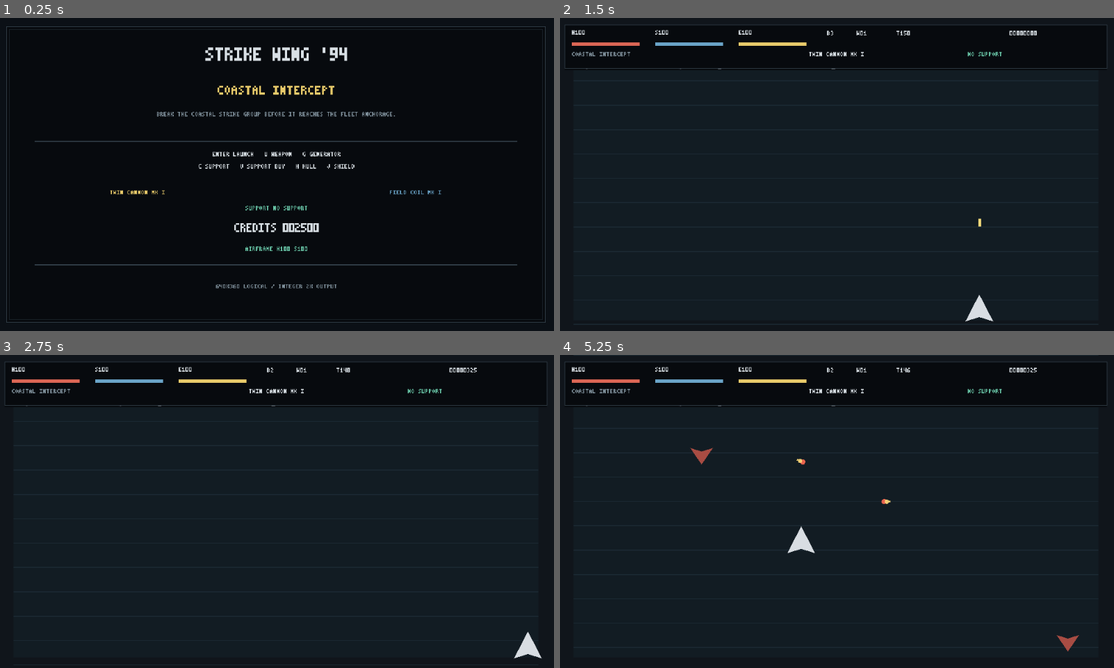
Above: before the commit, frames 1-4 (two rows, left to right).
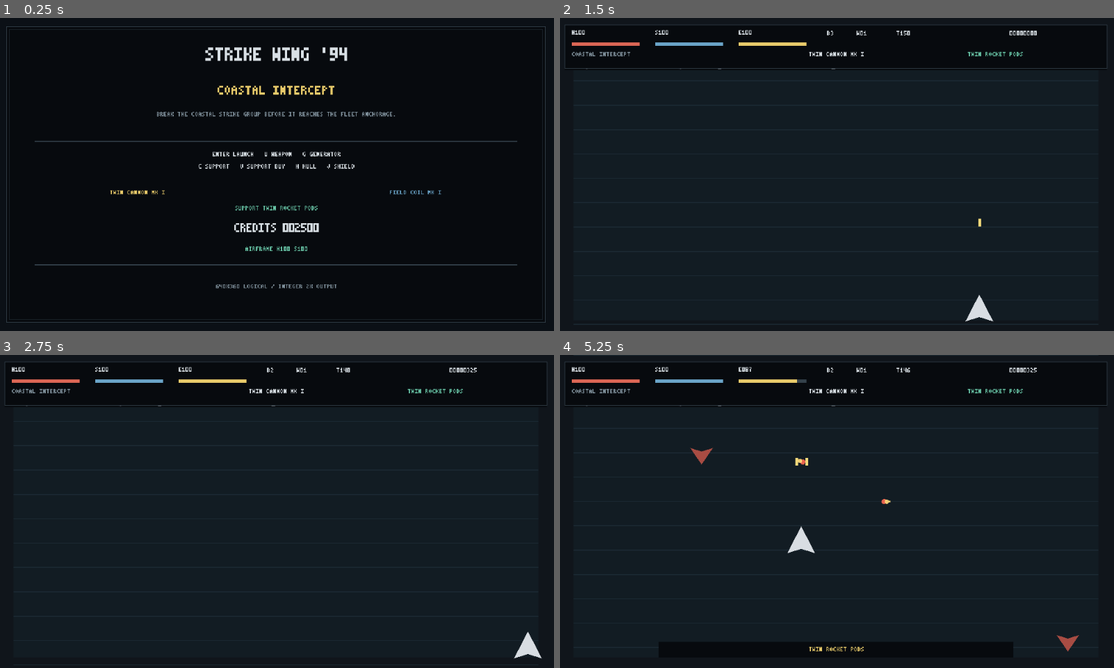
Above: after the commit, the same moments.

Repository: EVAVO-STUDIO/godot-462-strike-wing-94
Game: Godot game, scene res://scenes/main.tscn
The game is run twice, just before and just after one commit, with the same random seed, the same clock (stepped at 60 frames per second) and the same inputs.
Inputs:
- Up to frame 1 (0.25 s): no input
- Up to frame 2 (1.5 s): tap Enter (confirm) at 0.5, 0.6 s; hold D (move_right) 0.53-1.28 s; hold S (move_down) from 1.28 s (still down); tap Space (fire_primary) at 1.35 s
- Up to frame 3 (2.75 s): release S (move_down) at 2.03 s; hold D (move_right) from 2.03 s (still down); tap X (fire_secondary) at 2.1 s
- Up to frame 4 (5.25 s): release D (move_right) at 2.78 s; hold W (move_up) 2.78-3.53 s; tap one key every 0.75 s from 2.85 s: H (service_hull) J (service_shield) C (cycle_support, bound only after the commit) Z (fire_support, bound only after the commit); hold A (move_left) 3.53-5.03 s; hold S (move_down) from 5.03 s (still down)

The runs differ from the first frame. In frame 1, 0.1% of the frame differs, in the area x 42-58%, y 60-62%; in frame 2, less than 0.1%; in frame 3, less than 0.1%; in frame 4, 0.5%, in the area x 17-84%, y 3-95%.
Error before the commit: Parse Error: Cannot infer the type of "target" variable because the value doesn't have a set type. (res://scripts/support_director.gd:151)

Commit message:
fix: harden Hunter Rack vector steering

Diff:
--- a/scripts/support_director.gd
+++ b/scripts/support_director.gd
@@ -31,8 +31,8 @@
 	var data = ContentCatalog.load_json("res://data/support_systems.json")
 	if typeof(data) == TYPE_DICTIONARY:
 		support_catalog = data.get("supports", [])
+	unlocked_index = SupportRules.sanitize_unlock(unlocked_index, support_catalog.size())
 	selected_index = SupportRules.sanitize_selected(selected_index, unlocked_index, support_catalog.size())
-	unlocked_index = SupportRules.sanitize_unlock(unlocked_index, support_catalog.size())
 
 func _supports(scene: Object) -> bool:
 	var names: Dictionary = {}
@@ -148,10 +148,11 @@
 			bullets[i] = bullet
 			changed = true
 			continue
-		var target := _nearest_enemy_position(enemies, bullet.get("position", Vector2.ZERO))
+		var bullet_position: Vector2 = bullet.get("position", Vector2.ZERO)
+		var target = _nearest_enemy_position(enemies, bullet_position)
 		if target != null:
 			var velocity: Vector2 = bullet.get("velocity", Vector2.UP * 200.0)
-			var desired := Vector2(bullet.get("position", Vector2.ZERO)).direction_to(target)
+			var desired := bullet_position.direction_to(target)
 			if desired.length_squared() > 0.001 and velocity.length_squared() > 0.001:
 				var turn := clampf(velocity.normalized().angle_to(desired), -float(bullet.get("turn_rate", 2.4)) * delta, float(bullet.get("turn_rate", 2.4)) * delta)
 				bullet["velocity"] = velocity.rotated(turn)
